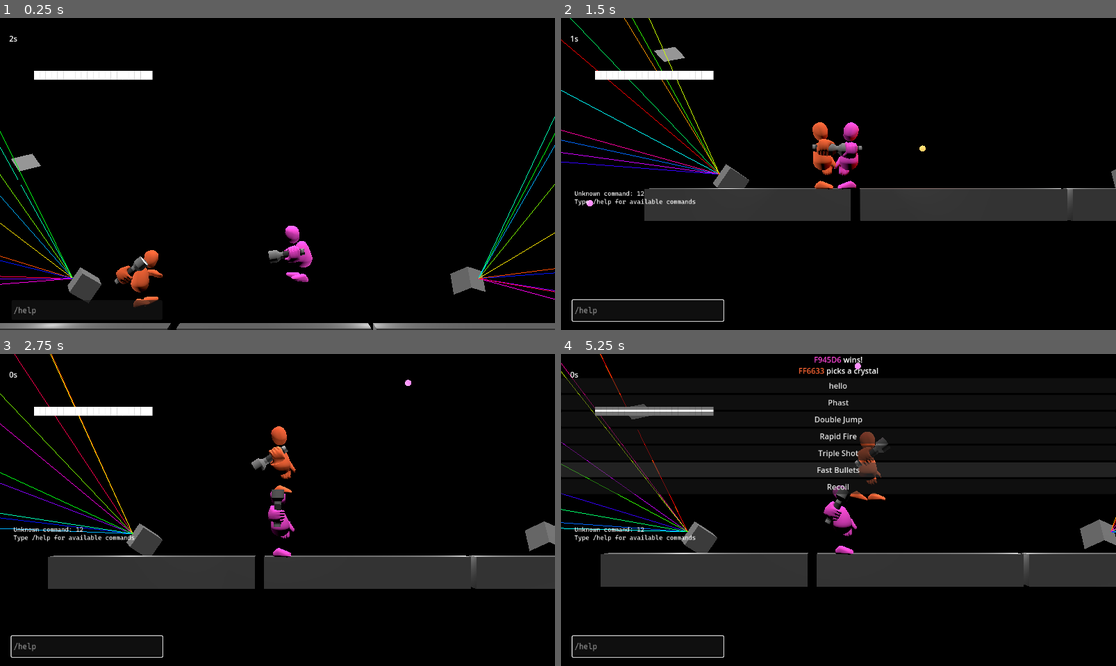
Above: before the commit, frames 1-4 (two rows, left to right).
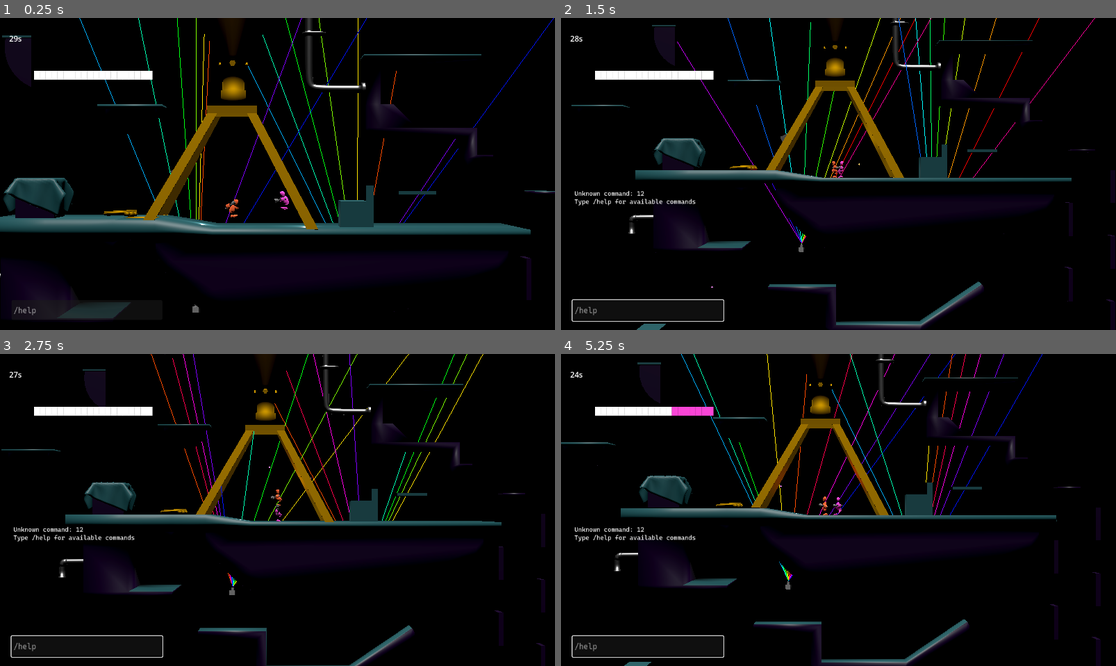
Above: after the commit, the same moments.

Repository: theowiik/project-epic-footsies-2
Game: Godot game, scene res://scenes/main.tscn
Same seed, same stepped clock (60 frames per second), same inputs: the game is played once before the commit and once after it. The engine's default icon, where the game draws it, is replaced by a stand-in: a white triangle on a blue panel in a dark square.
Inputs (mouse positions are in pixels of both pictures, inside the frame that each line leads up to):
- Up to frame 1 (0.25 s): no input
- Up to frame 2 (1.5 s): click (649, 311) at 0.52 s; type "12" at 0.6 s; tap Enter at 1.25 s; move the mouse to (960, 158) at 1.27 s; hold D from 1.28 s (still down); tap J at 1.35 s; click (960, 158) at 1.42 s
- Up to frame 3 (2.75 s): tap Space at 1.52, 2.27 s; move the mouse to (166, 525) at 2.02 s; release D at 2.03 s; hold S from 2.03 s (still down); tap J at 2.1 s
- Up to frame 4 (5.25 s): move the mouse to (894, 441) at 2.77 s; release S at 2.78 s; hold D 2.78-3.53 s; tap J every 0.75 s from 2.85 to 5.1 s; move the mouse to (810, 572) at 3.52 s; hold W 3.53-4.28 s; click (810, 572) at 3.67 s; tap Space at 3.77, 4.52 s; move the mouse to (1005, 556) at 4.27 s; hold A from 4.28 s (still down); move the mouse to (672, 463) at 5.02 s

The runs differ from the first frame. In frame 1, 20% of the frame differs, in the area x 0-100%, y 0-100%; in frame 2, 20%; in frame 3, 21%; in frame 4, 26%.

Commit message:
Add map to main scene (#43)
* Add map to sceneo

* Format

* Remove player registry

* Remove old .uid file

Diff:
--- a/game/objects/lasers/laser_machine.tscn
+++ b/game/objects/lasers/laser_machine.tscn
@@ -1,12 +1,22 @@
-[gd_scene load_steps=3 format=3 uid="uid://bioo4dk8jqu1w"]
+[gd_scene load_steps=4 format=3 uid="uid://bioo4dk8jqu1w"]
 
-[ext_resource type="Script" uid="uid://de1uoo4j8dv5v" path="res://scripts/lasers/laser_machine.gd" id="1_ilcci"]
+[ext_resource type="Script" uid="uid://djuwfk4ynoyg3" path="res://scripts/lasers/laser_machine.gd" id="1_ilcci"]
 
 [sub_resource type="BoxMesh" id="BoxMesh_ilcci"]
+size = Vector3(0.73, 0.575, 0.65)
+
+[sub_resource type="CylinderMesh" id="CylinderMesh_ilcci"]
+top_radius = 0.19
+bottom_radius = 0.19
+height = 0.48
 
 [node name="LaserMachine" type="Node3D"]
 script = ExtResource("1_ilcci")
 
 [node name="MeshInstance3D" type="MeshInstance3D" parent="."]
-transform = Transform3D(1, 0, 0, 0, 1, 0, 0, 0, 1, 0, 0, 0.6070701)
+transform = Transform3D(1, 0, 0, 0, 1, 0, 0, 0, 1, 0, 0, 0.84816563)
 mesh = SubResource("BoxMesh_ilcci")
+
+[node name="MeshInstance3D2" type="MeshInstance3D" parent="."]
+transform = Transform3D(1, 0, 0, 0, -4.371139e-08, 1, 0, -1, -4.371139e-08, 0, 0, 0.35497975)
+mesh = SubResource("CylinderMesh_ilcci")
--- a/game/project.godot
+++ b/game/project.godot
@@ -15,6 +15,10 @@
 config/features=PackedStringArray("4.5", "Forward Plus")
 config/icon="res://assets/icon.svg"
 
+[autoload]
+
+Groups="*res://scripts/registries/groups.gd"
+
 [global_group]
 
 players=""
--- a/game/scenes/main.tscn
+++ b/game/scenes/main.tscn
@@ -1,14 +1,14 @@
-[gd_scene load_steps=11 format=3 uid="uid://ovaec6nc7m42"]
+[gd_scene load_steps=12 format=3 uid="uid://ovaec6nc7m42"]
 
 [ext_resource type="PackedScene" uid="uid://wilclsh64myp" path="res://objects/player/player.tscn" id="1_o5qli"]
 [ext_resource type="Script" uid="uid://cbldusqpmy3gb" path="res://scripts/main.gd" id="1_tefeu"]
 [ext_resource type="Script" uid="uid://d0f1w2mq5h6r7" path="res://scripts/follow_camera.gd" id="2_0wfyh"]
 [ext_resource type="PackedScene" uid="uid://bk4k7em2j8d1p" path="res://scenes/round_manager.tscn" id="2_o6xl0"]
-[ext_resource type="PackedScene" uid="uid://cgotkkw2fltyg" path="res://objects/platform.tscn" id="3_tipki"]
 [ext_resource type="PackedScene" uid="uid://c6ooswcottct1" path="res://objects/bulb.tscn" id="4_jyhfs"]
 [ext_resource type="PackedScene" uid="uid://dacw2gn4smkwj" path="res://scenes/hud.tscn" id="5_tbgi4"]
 [ext_resource type="PackedScene" uid="uid://bioo4dk8jqu1w" path="res://objects/lasers/laser_machine.tscn" id="8_tipki"]
 [ext_resource type="PackedScene" uid="uid://ymkakny8f3x5" path="res://objects/lasers/strobe_machine.tscn" id="9_85g3d"]
+[ext_resource type="PackedScene" uid="uid://chrmkwix0kv7c" path="res://assets/maps/tank_mayham/tank_mayham.glb" id="10_choun"]
 
 [sub_resource type="Environment" id="Environment_tbgi4"]
 background_mode = 1
@@ -18,19 +18,13 @@
 sdfgi_enabled = true
 glow_enabled = true
 
+[sub_resource type="BoxShape3D" id="BoxShape3D_85g3d"]
+size = Vector3(137.51, 3.445, 18.475)
+
 [node name="Main" type="Node3D"]
 script = ExtResource("1_tefeu")
 
 [node name="RoundManager" parent="." instance=ExtResource("2_o6xl0")]
-
-[node name="StaticBody3D" parent="." instance=ExtResource("3_tipki")]
-transform = Transform3D(1, 0, 0, 0, 1, 0, 0, 0, 1, -2.2444236, -0.9567063, 0)
-
-[node name="StaticBody3D2" parent="." instance=ExtResource("3_tipki")]
-transform = Transform3D(1, 0, 0, 0, 1, 0, 0, 0, 1, 4.512554, -0.9567063, 0)
-
-[node name="StaticBody3D3" parent="." instance=ExtResource("3_tipki")]
-transform = Transform3D(1, 0, 0, 0, 1, 0, 0, 0, 1, 11.142035, -0.9567063, 0)
 
 [node name="Player" parent="." instance=ExtResource("1_o5qli")]
 transform = Transform3D(1, 0, 0, 0, 1, 0, 0, 0, 1, 0, 0.9574709, 0)
@@ -40,6 +34,10 @@
 fov = 22.5
 size = 10.69
 script = ExtResource("2_0wfyh")
+
+[node name="SpotLight3D2" type="SpotLight3D" parent="Camera3D"]
+light_energy = 15.0
+spot_range = 42.853165
 
 [node name="SpotLight3D" type="SpotLight3D" parent="."]
 transform = Transform3D(0.7745472, -0.6064626, 0.17966545, 0, 0.28404883, 0.9588098, -0.6325161, -0.7426435, 0.22000922, 1.946548, 3.4297528, 1.2746582)
@@ -68,10 +66,23 @@
 environment = SubResource("Environment_tbgi4")
 
 [node name="StrobeMachine" parent="." instance=ExtResource("9_85g3d")]
-transform = Transform3D(-0.8063999, 0.15222512, -0.57144254, -0.25300708, 0.78459245, 0.5660405, 0.534515, 0.6010341, -0.5941812, -6.775606, 4.786051, -9.15583)
+transform = Transform3D(-0.89394367, -0.41331005, 0.17331912, -0.39152706, 0.90838337, 0.1467852, -0.21810812, 0.063358426, -0.9738655, -6.775606, 4.786051, -9.15583)
 
 [node name="LaserMachine" parent="." instance=ExtResource("8_tipki")]
-transform = Transform3D(0.7811263, 0.050136328, -0.6223569, -0.27161983, -0.8702229, -0.41101682, -0.562196, 0.49010044, -0.6661359, 13.597982, 0, -8.517785)
+transform = Transform3D(0.9967859, 0.038582593, -0.07021205, -0.0665421, -0.08933601, -0.9937761, -0.044614714, 0.9952539, -0.08648137, 13.597982, -8.108994, -8.517785)
 
 [node name="LaserMachine2" parent="." instance=ExtResource("8_tipki")]
-transform = Transform3D(0.32995367, -0.56313944, 0.757631, -0.16601464, -0.8246847, -0.54067916, 0.92928445, 0.052621394, -0.36559725, -4.491232, 0, -8.517785)
+transform = Transform3D(0.9847502, -0.16756727, -0.04677963, -0.032507997, 0.08692348, -0.99568444, 0.17091039, 0.9820211, 0.080150336, -4.491232, -9.77479, -8.517785)
+
+[node name="tank_mayham" parent="." instance=ExtResource("10_choun")]
+transform = Transform3D(-4.371139e-08, 0, -1, 0, 1, 0, 1, 0, -4.371139e-08, 2.4320564, -0.69313335, 0.49605274)
+
+[node name="OB" type="Area3D" parent="."]
+transform = Transform3D(1, 0, 0, 0, 1, 0, 0, 0, 1, 0, -35.4294, 0)
+collision_layer = 0
+collision_mask = 2
+
+[node name="CollisionShape3D" type="CollisionShape3D" parent="OB"]
+shape = SubResource("BoxShape3D_85g3d")
+
+[connection signal="body_entered" from="OB" to="." method="_on_ob_body_entered"]
--- a/game/scripts/follow_camera.gd
+++ b/game/scripts/follow_camera.gd
@@ -2,15 +2,12 @@
 extends Camera3D
 
 @export var smoothing_speed: float = 5.0
-var follow: Array[Node3D] = []
-var offset: Vector3 = Vector3(0, 0, 25)
+var follow: Array[Player] = []
+var offset: Vector3 = Vector3(0, 0, 100)
 
 
 func _ready() -> void:
-	var players: Array[Node] = get_tree().get_nodes_in_group("players")
-
-	for player in players:
-		follow.append(player as Node3D)
+	follow = Groups.get_all_players()
 
 
 func _physics_process(delta: float) -> void:
--- a/game/scripts/main.gd
+++ b/game/scripts/main.gd
@@ -38,3 +38,8 @@
 	crystal_picker_node = null
 	current_loser = null
 	process_mode = Node.PROCESS_MODE_INHERIT
+
+
+func _on_ob_body_entered(body: Node3D) -> void:
+	if body.is_in_group(Constants.PLAYERS_GROUP):
+		body.global_position = Vector3(0, 0, 0)
--- /dev/null
+++ b/game/scripts/registries/groups.gd
@@ -0,0 +1,27 @@
+extends Node
+
+
+func get_all_players() -> Array[Player]:
+	var result: Array[Player] = []
+	_collect_group(Constants.PLAYERS_GROUP, Player, result)
+	return result
+
+
+func get_all_bullets() -> Array[Node3D]:
+	var result: Array[Node3D] = []
+	_collect_group(Constants.BULLETS_GROUP, Node3D, result)
+	return result
+
+
+func get_all_bulbs() -> Array[Area3D]:
+	var result: Array[Area3D] = []
+	_collect_group(Constants.BULBS_GROUP, Area3D, result)
+	return result
+
+
+func _collect_group(group: String, expected_type: Variant, out: Array) -> void:
+	for node in get_tree().get_nodes_in_group(group):
+		if is_instance_of(node, expected_type):
+			out.append(node)
+		else:
+			push_warning("Node '%s' in group '%s' is not of expected type" % [node.name, group])
--- a/game/scripts/utils/constants.gd
+++ b/game/scripts/utils/constants.gd
@@ -1,7 +1,7 @@
 class_name Constants
 extends Node
 
-const ROUND_DURATION: float = 3.0
+const ROUND_DURATION: float = 30.0
 
 const BULLETS_GROUP: String = "bullets"
 const PLAYERS_GROUP: String = "players"
Not shown, added: game/assets/maps/tank_mayham/tank_mayham.glb.import
Not shown, added: game/scripts/registries/groups.gd.uid
